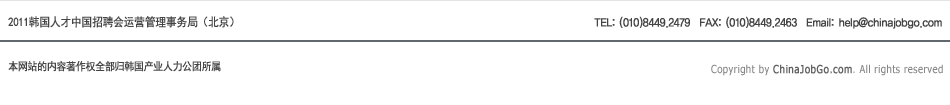
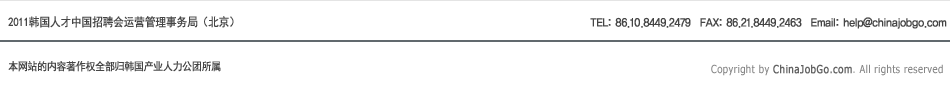
Comparing the layer stacks of the two 950 x 105 images. Changes:
renamed "TEL: (010)8449.2479 FAX: (010)8449.2463 Email: help@chinajobg 사본" to "TEL: 86.10.8449.2479 FAX: 86.21.8449.2463 Email: help@chinajo", painted on it over [590, 16, 947, 29]
